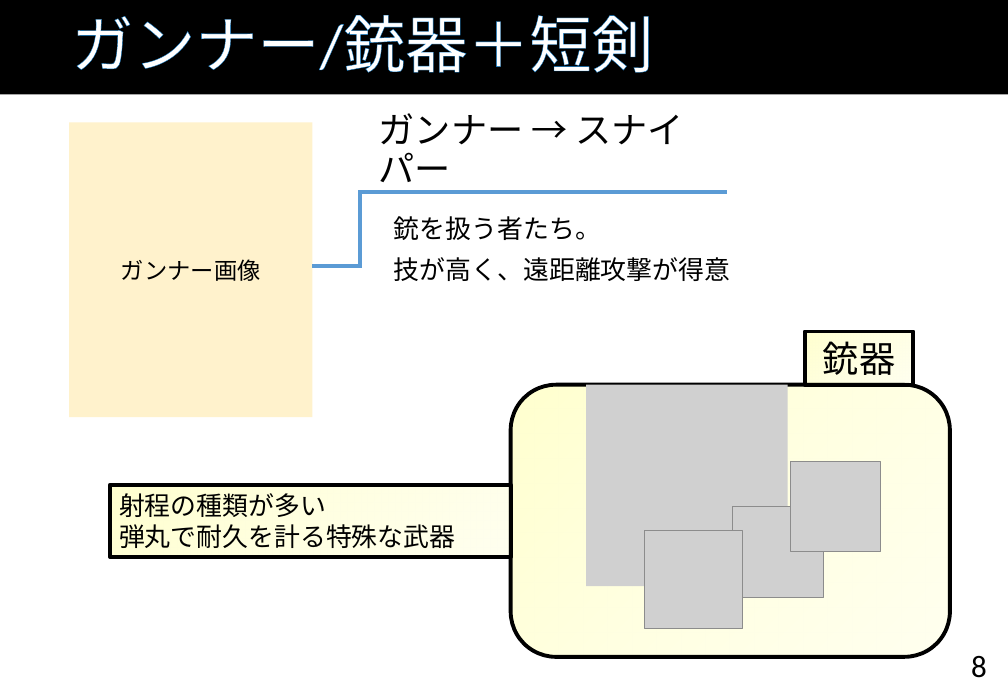
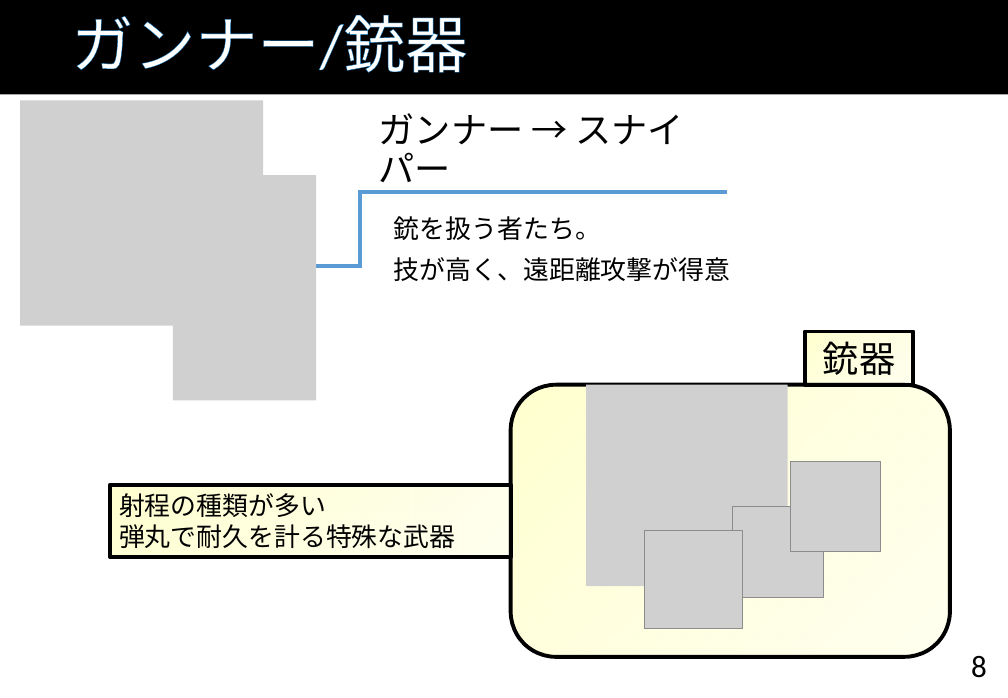
Before and after one commit to TaigaMizunuma/FreewheelExciter, a slide deck: slide 8 of Godlibrary/powerpoint/FE_proposal_ver0.5.pptx. Drawn at 1008x698 pixels with LibreOffice and Linux fonts; fonts in the diff are those of the drawing; grey boxes stand for pictures; background and template pictures are left out. Boxes give left, top, right and bottom in pixels: in the first picture for what was removed or moved away, otherwise in the second. Text is boxed around its words. In the diff, an @@ line names an element or a change of style, - is before the commit and + after.

```diff
--- a/Godlibrary/powerpoint/FE_proposal_ver0.5.pptx
+++ b/Godlibrary/powerpoint/FE_proposal_ver0.5.pptx
@@ title at [71,15,467,73]: text changed @@
-ガンナー/銃器＋短剣
+ガンナー/銃器
@@ picture added at [20,101,263,326] @@
@@ rectangle removed at [69,122,312,417] @@
-ガンナー画像
@@ picture added at [173,175,316,400] @@
```
Also in this commit, not shown: 14 other slides changed, 1 slide added, 5 other files.
